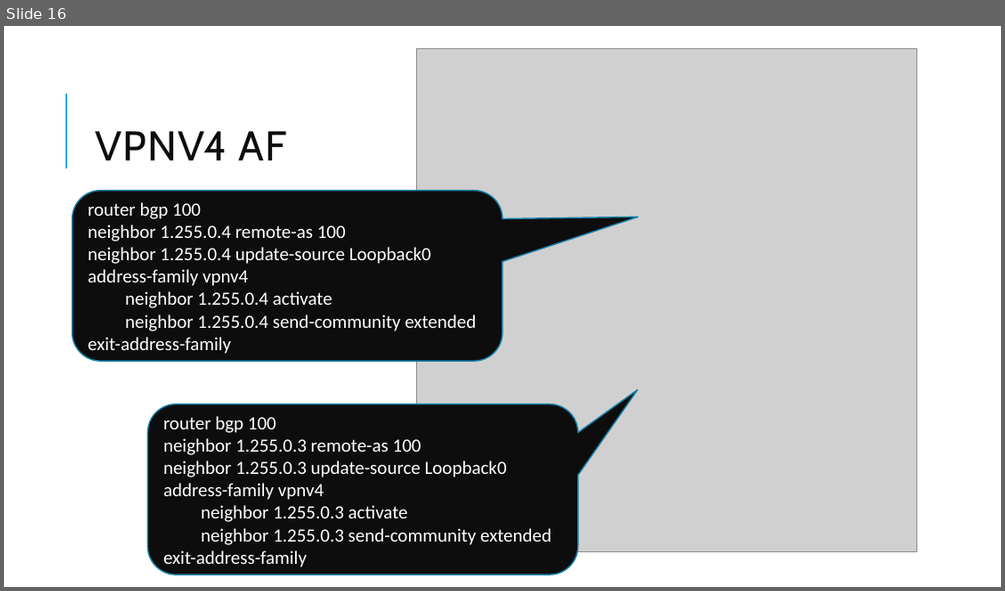
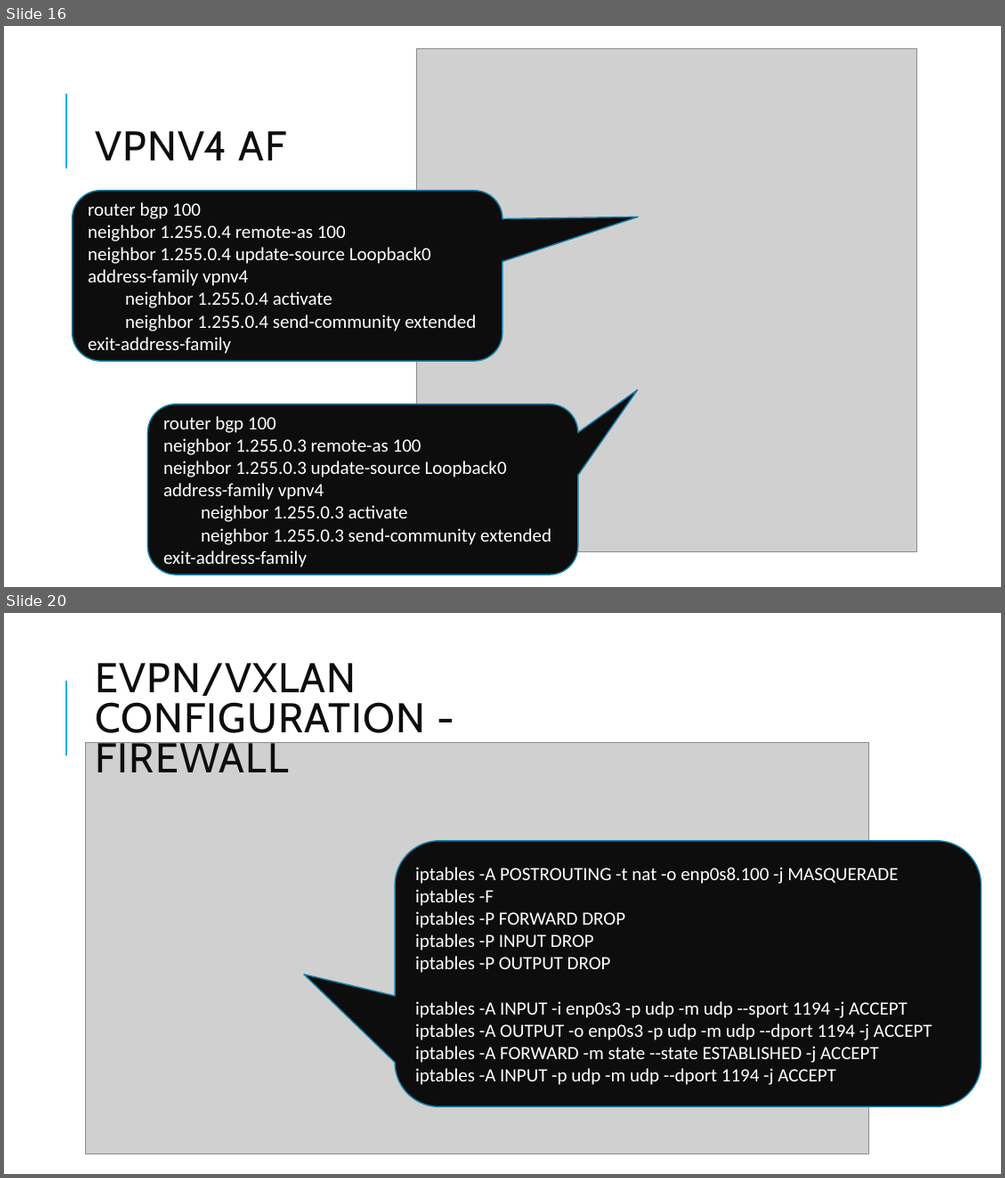
Before and after one commit to BSc-MSc-Projects/NSD-VPNs, a slide deck: NSD presentation_GIAN.pptx. Shown one above the other, each under a label of ours: slide 16 before the commit, slides 16 and 20 after it; the slides between them are not shown. The pictures are 1005x591 and 1005x1178 pixels, drawn with LibreOffice and Linux fonts; fonts in the diff are those of the drawing; grey boxes stand for pictures. Boxes give left, top, right and bottom in pixels: in the first picture for what was removed or moved away, otherwise in the second. Text is boxed around its words. In the diff, an @@ line names an element or a change of style, - is before the commit and + after.

```diff
--- a/NSD presentation_GIAN.pptx
+++ b/NSD presentation_GIAN.pptx
@@ slide 20 added at (4,613,1001,1174), background #FFFFFF; not listed: 1 template element that a slide beside it also shows @@
@@ text added at (95,663,425,772), 40 pt, text #0D0D0D @@
+EVPN/VXLAN CONFIGURATION - FIREWALL
@@ picture added at (86,742,868,1153) @@
@@ rounded speech box added at (395,841,981,1107), fill #0D0D0D, outline #1580A9 1.25 pt, 18 pt, text #FFFFFF @@
+iptables -A POSTROUTING -t nat -o enp0s8.100 -j MASQUERADE
+iptables -F
+iptables -P FORWARD DROP
+iptables -P INPUT DROP
+iptables -P OUTPUT DROP
+iptables -A INPUT -i enp0s3 -p udp -m udp --sport 1194 -j ACCEPT
+iptables -A OUTPUT -o enp0s3 -p udp -m udp --dport 1194 -j ACCEPT
+iptables -A FORWARD -m state --state ESTABLISHED -j ACCEPT
+iptables -A INPUT -p udp -m udp --dport 1194 -j ACCEPT
```
Also in this commit, not shown: 18 other slides added.
